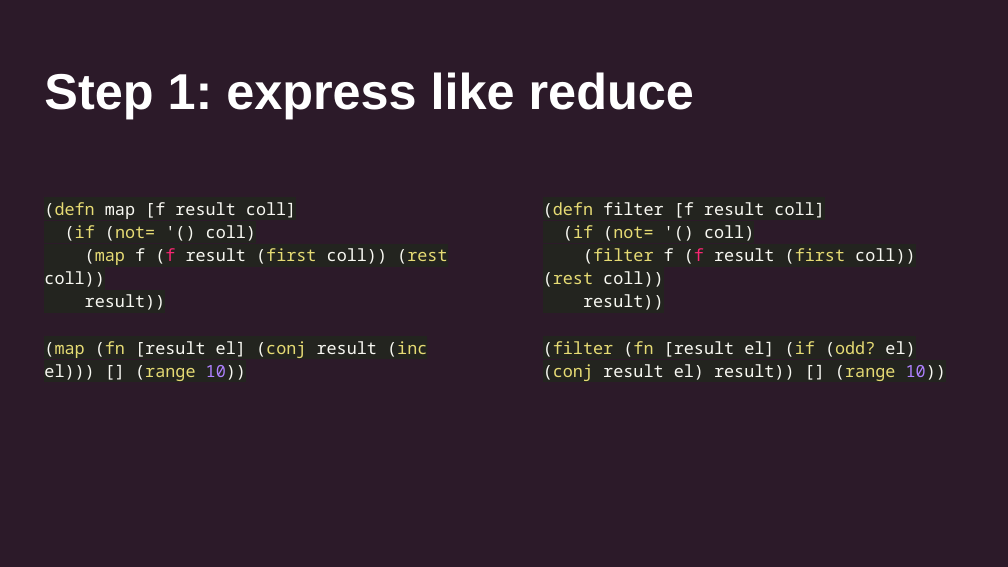
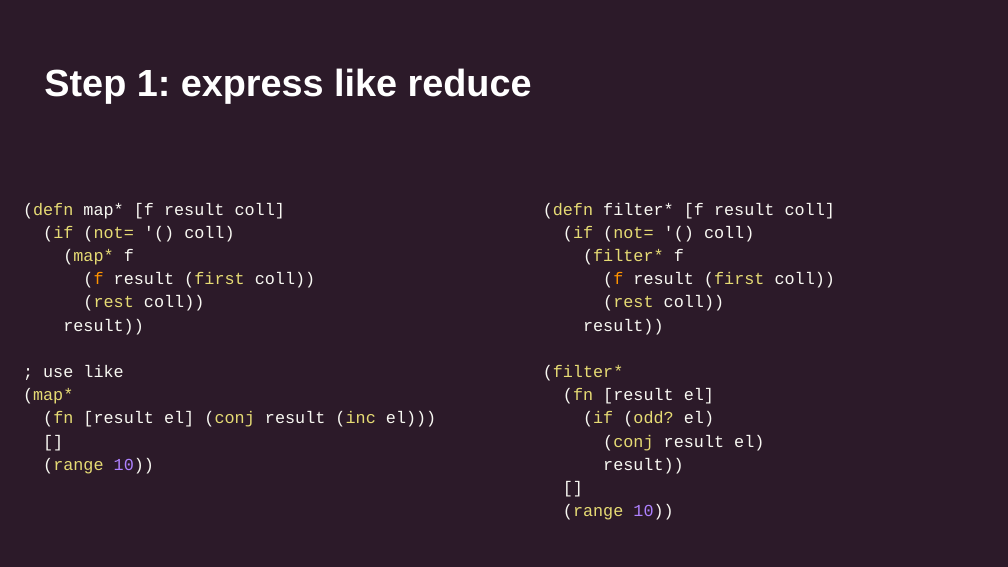
Before and after one commit to uswitch/transducers-workshop, a slide deck: slide 3 of slides/02-xducers-internals.pptx. Drawn at 1008x567 pixels with LibreOffice and Linux fonts; fonts in the diff are those of the drawing. Boxes give left, top, right and bottom in pixels: in the first picture for what was removed or moved away, otherwise in the second. Text is boxed around its words. In the diff, an @@ line names an element or a change of style, - is before the commit and + after.

```diff
--- a/slides/02-xducers-internals.pptx
+++ b/slides/02-xducers-internals.pptx
@@ title "Step 1: express like reduce" at (44,68,532,104): size 36 to 27 pt @@
@@ text at (23,203,436,474): text changed; font Noto Sans Mono to Courier New @@
-(defn map [f result coll]
-(if (not= '() coll)
-(map f (f result (first coll)) (rest coll))
-result))
-(map (fn [result el] (conj result (inc el))) [] (range 10))
+(defn map* [f result coll]
+(if (not= '() coll)
+(map* f
+(f result (first coll))
+(rest coll))
+result))
+; use like
+(map*
+(fn [result el] (conj result (inc el)))
+[]
+(range 10))
@@ text at (543,203,835,520): text changed; font Noto Sans Mono to Courier New @@
-(defn filter [f result coll]
-(if (not= '() coll)
-(filter f (f result (first coll)) (rest coll))
-result))
-(filter (fn [result el] (if (odd? el) (conj result el) result)) [] (range 10))
+(defn filter* [f result coll]
+(if (not= '() coll)
+(filter* f
+(f result (first coll))
+(rest coll))
+result))
+(filter*
+(fn [result el]
+(if (odd? el)
+(conj result el)
+result))
+[]
+(range 10))
```
Also in this commit, not shown: 12 other slides changed, 8 other files.
